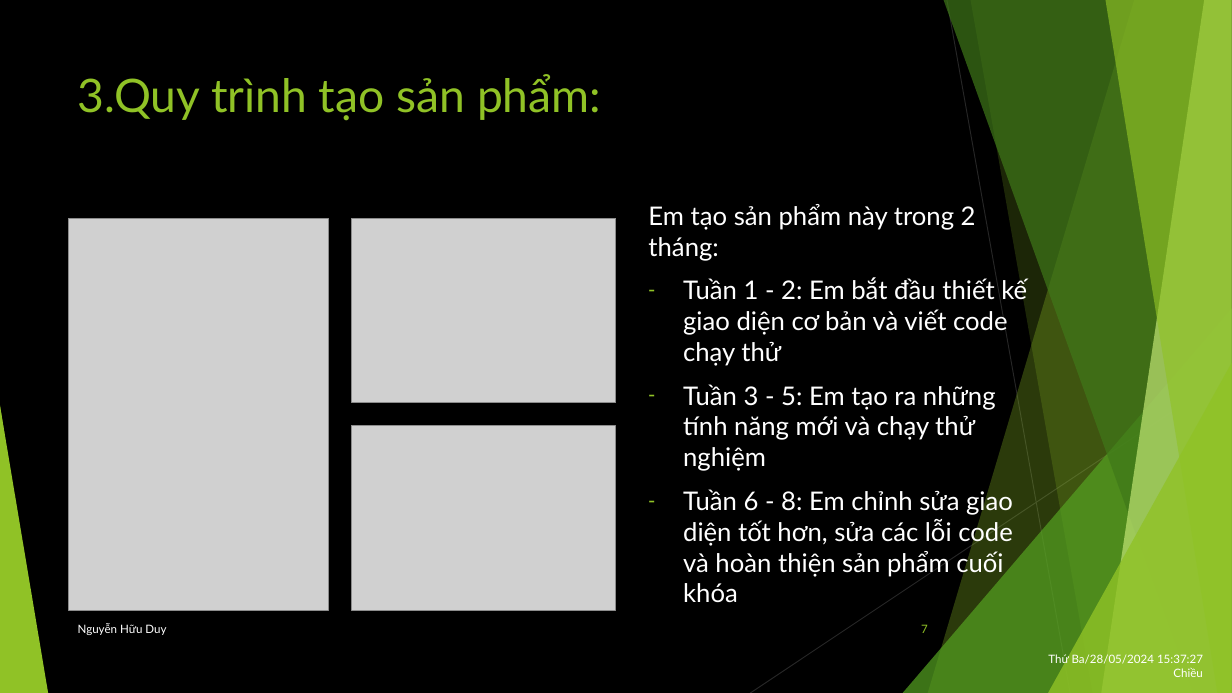
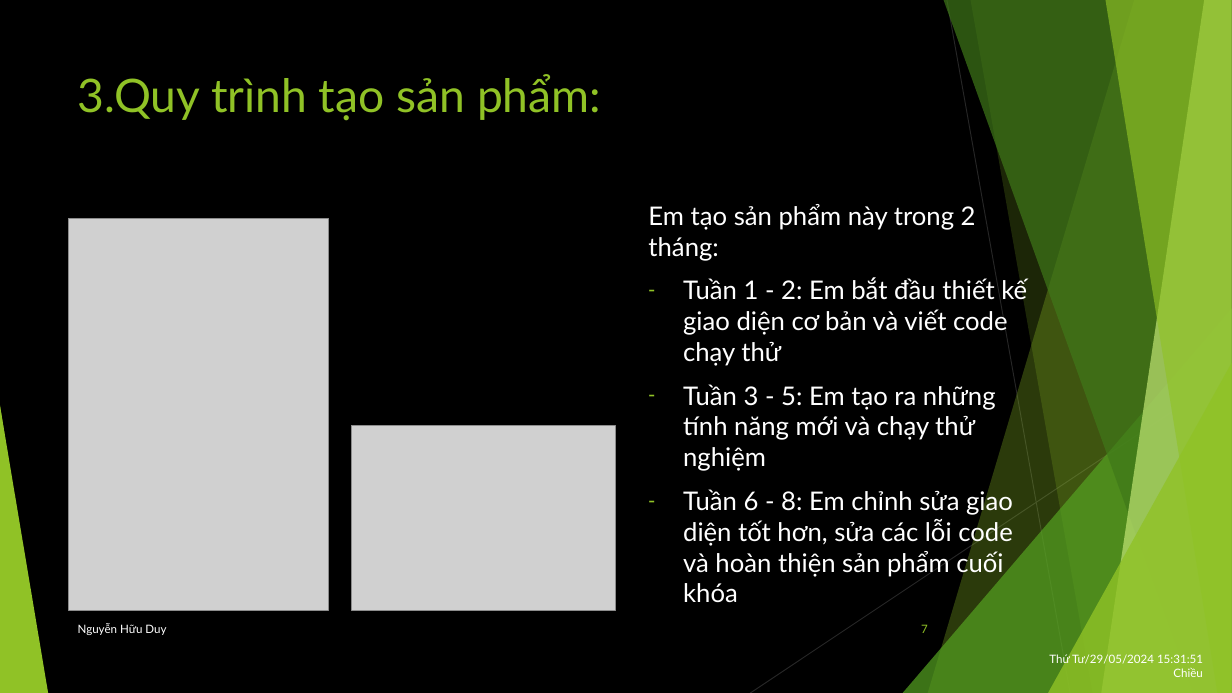
Before and after one commit to GreenSystemDuy08/TL-C4K-PTI01, a slide deck: slide 7 of PTI/SPCK/Thuyết trình.pptx. Drawn at 1232x693 pixels with LibreOffice and Linux fonts; fonts in the diff are those of the drawing; grey boxes stand for pictures. Boxes give left, top, right and bottom in pixels: in the first picture for what was removed or moved away, otherwise in the second. Text is boxed around its words. In the diff, an @@ line names an element or a change of style, - is before the commit and + after.

```diff
--- a/PTI/SPCK/Thuyết trình.pptx
+++ b/PTI/SPCK/Thuyết trình.pptx
@@ picture removed at (352, 218, 616, 403) @@
@@ text at (1049, 654, 1203, 677): text changed @@
-Thứ Ba/28/05/2024 15:37:27 Chiều
+Thứ Tư/29/05/2024 15:31:51 Chiều
```
Also in this commit, not shown: 10 other slides changed, 2 other files.
